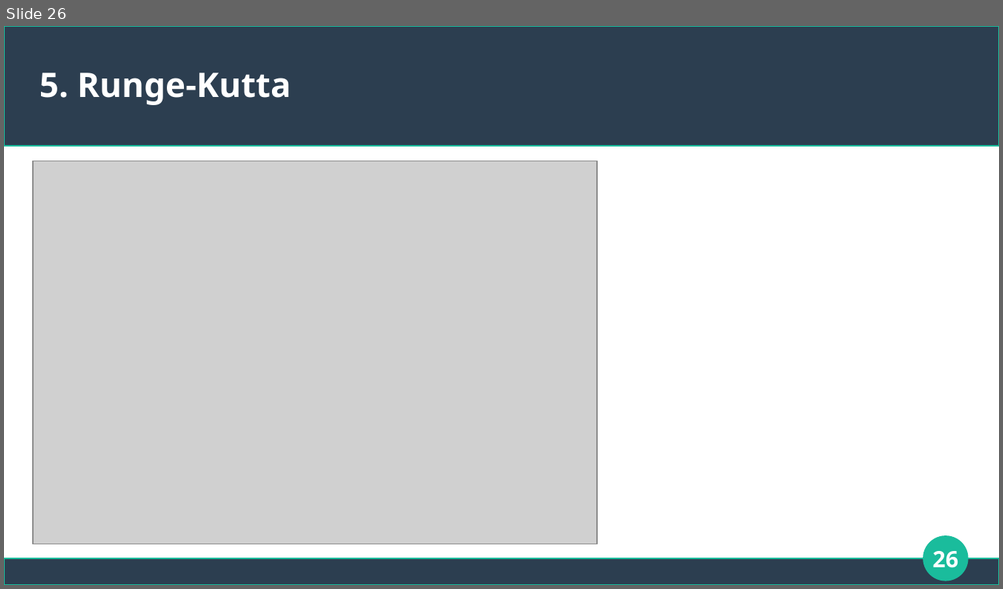
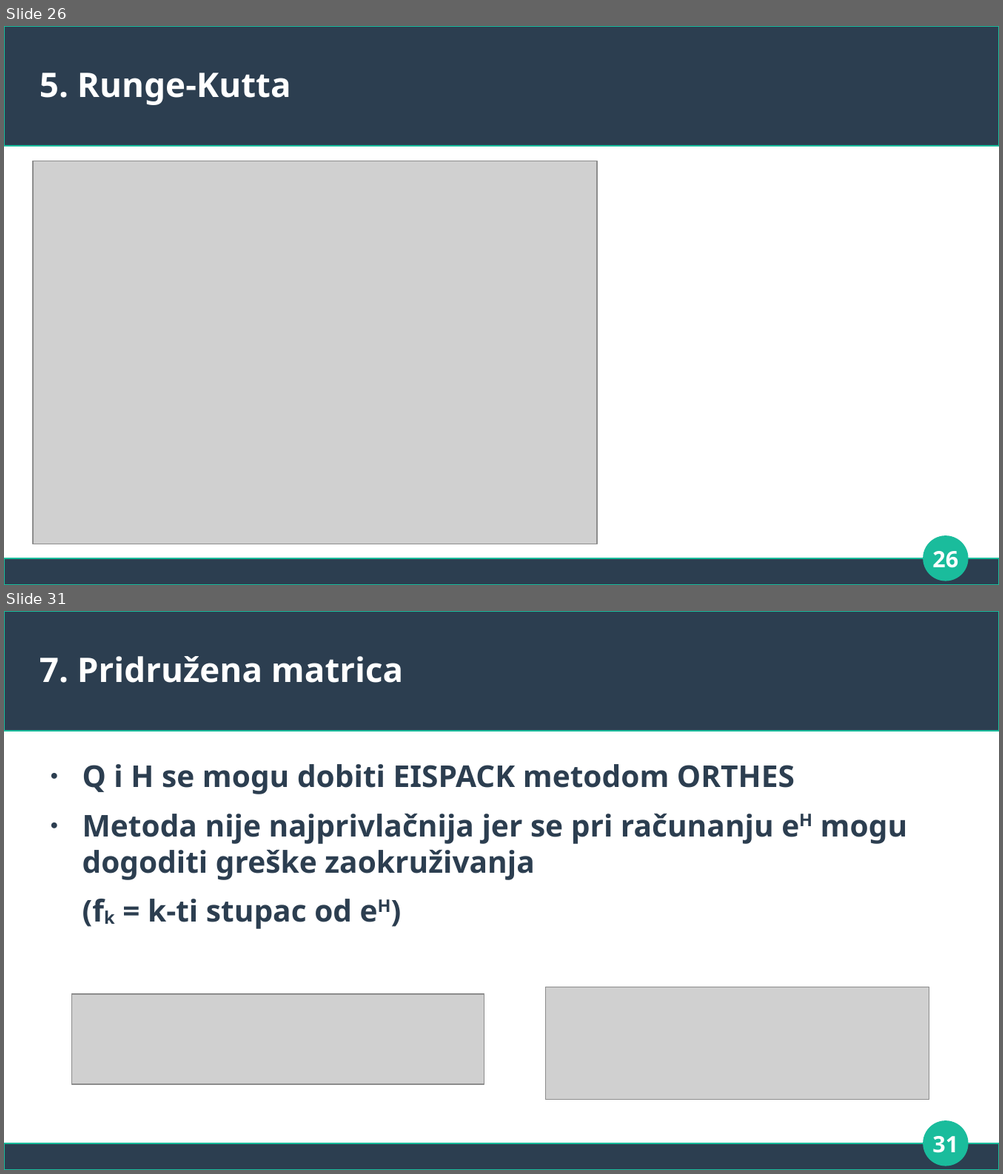
Before and after one commit to gbartol/matrix-exponential-function, a slide deck: Prezentacija_exp.odp. Shown one above the other, each under a label of ours: slide 26 before the commit, slides 26 and 31 after it; the slides between them are not shown. The pictures are 1003x589 and 1003x1174 pixels, drawn with LibreOffice and Linux fonts; fonts in the diff are those of the drawing; grey boxes stand for pictures. Boxes give left, top, right and bottom in pixels: in the first picture for what was removed or moved away, otherwise in the second. Text is boxed around its words. In the diff, an @@ line names an element or a change of style, - is before the commit and + after.

```diff
--- a/Prezentacija_exp.odp
+++ b/Prezentacija_exp.odp
@@ slide 31 added at [4,611,999,1170], background #FFFFFF; not listed: 3 template elements that a slide beside it also shows @@
@@ title added at [40,656,403,683], 27 pt, text #FFFFFF, bold @@
+7. Pridružena matrica
@@ text added at [82,764,907,929], 24 pt, text #2C3E50, bold @@
+● Q i H se mogu dobiti EISPACK metodom ORTHES
+● Metoda nije najprivlačnija jer se pri računanju eH mogu dogoditi greške zaokruživanja
+(fk = k-ti stupac od eH)
@@ picture added at [546,988,929,1100] @@
@@ picture added at [71,994,484,1085] @@
@@ page number added at [932,1136,958,1153], 18 pt, text #FFFFFF, bold @@
+31
```
Also in this commit, not shown: 2 slides changed, 10 other slides added, 2 other files.
